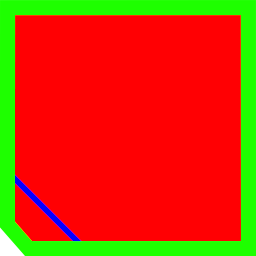
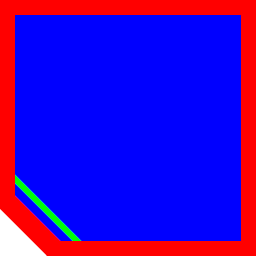
The second 256x256 image is a revision of the first. Changes to its layers:
pixels changed over [0,0,256,256] (layer not identified)
